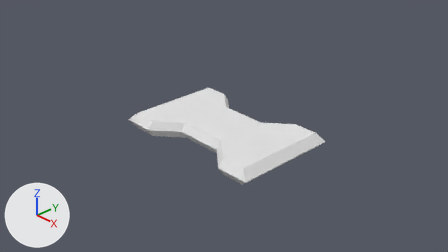
One commit to the Blender file 3d/dog/tile.blend: the scene before it, then after it.
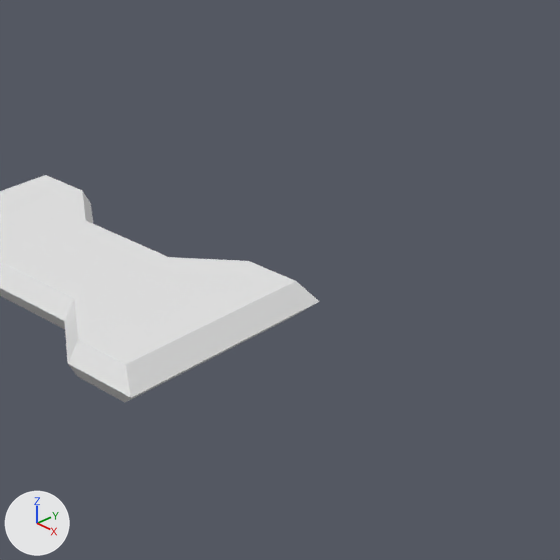
There are two pictures of each version: one from the file's camera 'Camera', one close up on the part from 42% to 96% of the width and 5% to 100% of the height. The lights are fixed; the arrows at lower left show +X, +Y and +Z.

In view in the first close-up: 'Плоскость'.
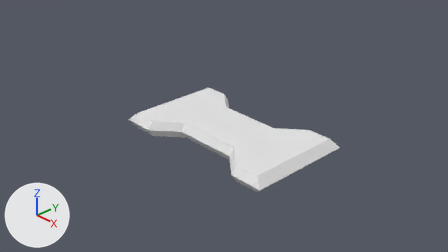
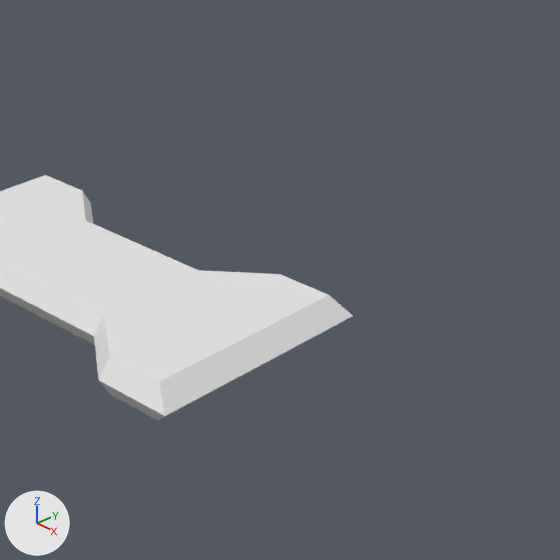
The newer file is also turned or shifted as a whole; pictures and numbers use the older file's frame.

Changed parts and their boxes (x1, y1, x2, y2) in the close-ups (560 x 560 px; the box of a moved part takes in the faces that stretch with it):
'Плоскость', reshaped
    before: (0, 175, 320, 402)
    after: (0, 175, 353, 420)
part 1 of me_плоскость, moved or reshaped
    before: (61, 257, 320, 402)
    after: (61, 257, 353, 420)

What changed in the scene script:
```text
Change me_плоскость:
    where me_плоскость.from_pydata(...)  # 36 vertices, 42 faces; spans x -1.0..1.0, y -1.0..1.0, z -0.3..0.0
    used by ob_плоскость; location = (0.0, 0.0, 0.0); scale = (1.56, 1.0, 1.0)
    me_плоскость part 1: all 18 vertices in x 0.3..1.0, y -1.0..1.0, z -0.3..0.0 are moved by (0.2, 0.0, 0.0)
```
